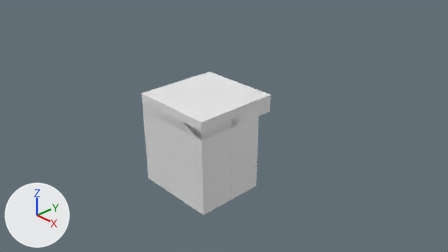
A saved change to the Blender file Assets/Models/two_diag.blend.
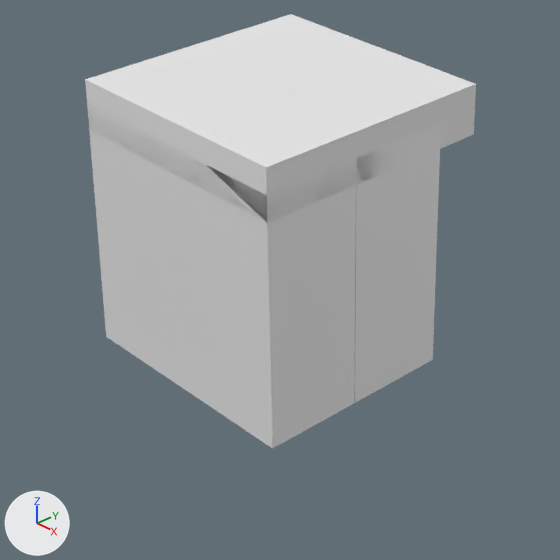
Each version appears first from the file's camera 'Camera', and next in a close-up on the part from 25% to 67% of the width and 27% to 100% of the height. The axes (+X, +Y, +Z) are drawn at lower left. The lights are the same throughout.
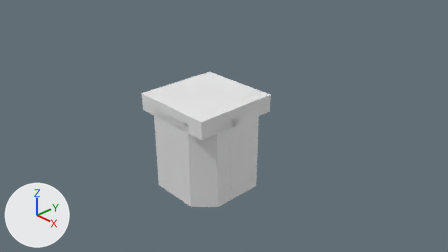
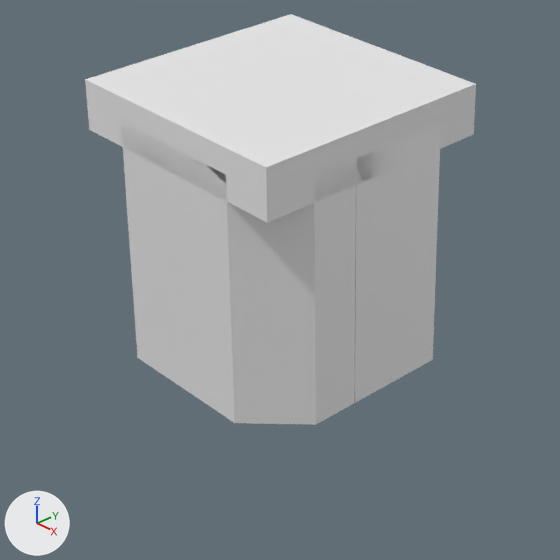
Pixel boxes [x1, y1, x2, y2] of what changed, in the close-ups (560 x 560 px):
'Cube.001', reshaped (13% narrower, 12% shorter)
    before: [87, 105, 356, 448]
    after: [121, 122, 356, 425]

The change, as a list of edits to the scene's bpy script:
```text
Change me_cube_001:
    where me_cube_001.from_pydata(...)  # 8 vertices, 6 faces; spans x -1.0..1.0, y -1.0..1.0, z -1.0..1.0
    used by ob_cube_001; location = (0.0, -0.6, 0.0); scale = (1.0, 0.4, 1.0)
    verts and faces of me_cube_001; kept vertices keep their numbers, new ones are numbered from 8
    before: 0 (-1.0, -1.0, -1.0) at pixel (106, 336), 1 (-1.0, -1.0, 1.0) at pixel (87, 104), 2 (-1.0, 1.0, -1.0), 3 (-1.0, 1.0, 1.0), 4 (1.0, -1.0, -1.0) at pixel (272, 448)
    before: 5 (1.0, -1.0, 1.0) at pixel (266, 195), 6 (1.0, 1.0, -1.0) at pixel (354, 403), 7 (1.0, 1.0, 1.0) at pixel (356, 158)
    me_cube_001 part 1
    add delete_vertices([0, 1, 4, 5])  # with the faces that use them
    add for new, old in zip([*range(8, 12)], [2, 3, 6, 7]): verts[new] = verts[old] + (0.0, -0.96, 0.0)
    add verts[12] = (-0.59, -1.0, 1.0)  # pixel (120, 121)
    add verts[13] = (-0.59, -1.0, -1.0)  # pixel (137, 357)
    add verts[14] = (0.59, -1.0, 1.0)  # pixel (225, 174)
    add verts[15] = (0.59, -1.0, -1.0)  # pixel (234, 423)
    add faces += [(6, 7, 11, 10), (2, 6, 10, 15, 13, 8), (3, 9, 12, 14, 11, 7), (8, 13, 12, 9), (2, 8, 9, 3), (10, 11, 14, 15)]
    add faces += [(12, 13, 15, 14)]
```
